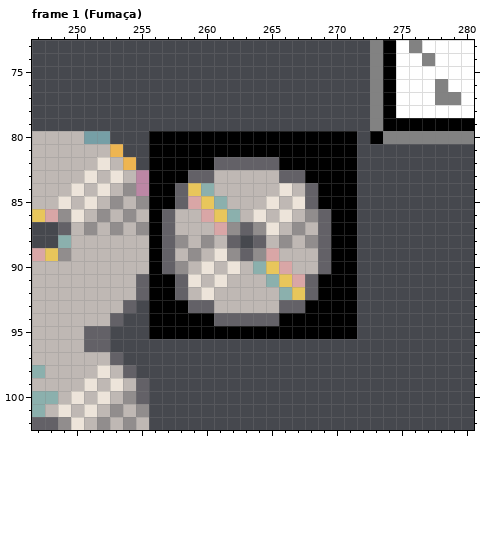
File history of a pixel-art file, Entregas/ase/Sprites/Sprite-0006.ase. The first picture shows the starting point.
384x384 pixels, 57 frames. Pixels under 10% opacity are left out. Colours within 5 levels of each other are drawn and written as one. Shown: frame 1 (Fumaça): x 247..280, y 73..102. The commit also changed other frames or places, which this record leaves out.
After:
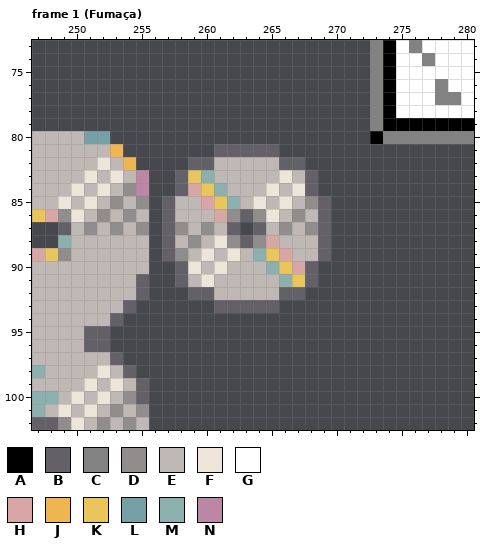
Palette (. is transparent): A #000000  B #636167  C #828282  D #918d8d  E #bfb8b4  F #ede4da  G #ffffff  H #d9a6a6  J #eeb551  K #e8c65b  L #769fa6  M #8bb0ad  N #bc87a5
Change:
Frame 1 (Fumaça), layer "Desenhos":
The edit adds colour B in row 88 at x 263.
Colour A gives way to colour B in row 81 at x 261 to 265; in row 82 at x 259 to 260 and 266 to 267; in row 83 at x 258 and 268; in row 85 at x 257 and 269.
Colour D gives way to colour B in row 87 at x 262 and 264; in row 90 at x 258.
Colour E gives way to colour B in row 86 at x 263; in row 90 at x 268; in row 92 at x 259; in row 93 at x 261 to 265.
Colour F gives way to colour B in row 92 at x 260.
Colour K gives way to colour B in row 92 at x 267.
Colour M gives way to colour B in row 92 at x 266.
Colour B gives way to colour D in row 85 at x 268; in row 88 at x 262 and 264.
Colour E gives way to colour D in row 86 at x 267; in row 87 at x 258, 260, 266 and 268; in row 88 at x 259; in row 89 at x 258.
Colour F gives way to colour D in row 86 at x 264.
Colour M gives way to colour D in row 86 at x 262.
Colour B gives way to colour E in row 82 at x 261 to 265; in row 83 at x 267; in row 85 at x 258; in row 89 at x 263.
Colour D gives way to colour E in row 86 at x 268; in row 87 at x 267; in row 88 at x 258, 260, 266 and 268; in row 89 at x 259.
Colour F gives way to colour E in row 84 at x 266; in row 85 at x 265 and 267; in row 86 at x 266; in row 87 at x 265; in row 89 at x 261; in row 90 at x 260 and 262.
Colour F gives way to colour E in row 91 at x 259 and 261.
Colour H gives way to colour E in row 85 at x 259; in row 86 at x 260; in row 87 at x 261.
Colour M gives way to colour E in row 90 at x 264; in row 91 at x 265.
Colour B gives way to colour F in row 83 at x 266.
Colour D gives way to colour F in row 89 at x 262.
Colour E gives way to colour F in row 84 at x 265 and 267; in row 85 at x 264 and 266; in row 86 at x 265; in row 88 at x 261; in row 89 at x 260; in row 90 at x 259 and 261.
Colour E gives way to colour F in row 91 at x 260.
Colour E gives way to colour H in row 88 at x 265; in row 89 at x 266; in row 90 at x 267.
Colour K gives way to colour H in row 84 at x 259; in row 85 at x 260; in row 86 at x 261.
Colour B gives way to colour K in row 83 at x 259.
Colour H gives way to colour K in row 89 at x 265; in row 90 at x 266; in row 91 at x 267.
Colour M gives way to colour K in row 84 at x 260; in row 85 at x 261.
Colour B gives way to colour M in row 83 at x 260.
Colour D gives way to colour M in row 89 at x 264.
Colour E gives way to colour M in row 84 at x 261; in row 85 at x 262.
Colour K gives way to colour M in row 90 at x 265; in row 91 at x 266.
Colour A is gone in row 80 at x 256 to 271; in row 81 at x 256 to 260 and 266 to 271; in row 82 at x 256 to 258 and 268 to 271; in rows 83 to 84 at x 256 to 257 and 269 to 271; in rows 85 to 90 at x 256 and 270 to 271; in rows 91 to 92 at x 256 to 257 and 269 to 271.
Colour A is gone in row 93 at x 256 to 258 and 268 to 271; in row 94 at x 256 to 260 and 266 to 271; in row 95 at x 256 to 271.
Colour B is gone in row 87 at x 263; in row 90 at x 257 and 269; in row 92 at x 258 and 268; in row 93 at x 259 to 260 and 266 to 267; in row 94 at x 261 to 265.
Changed places in both pictures, as pixel boxes (x1, y1, x2, y2):
changed: (149, 131, 357, 339)
